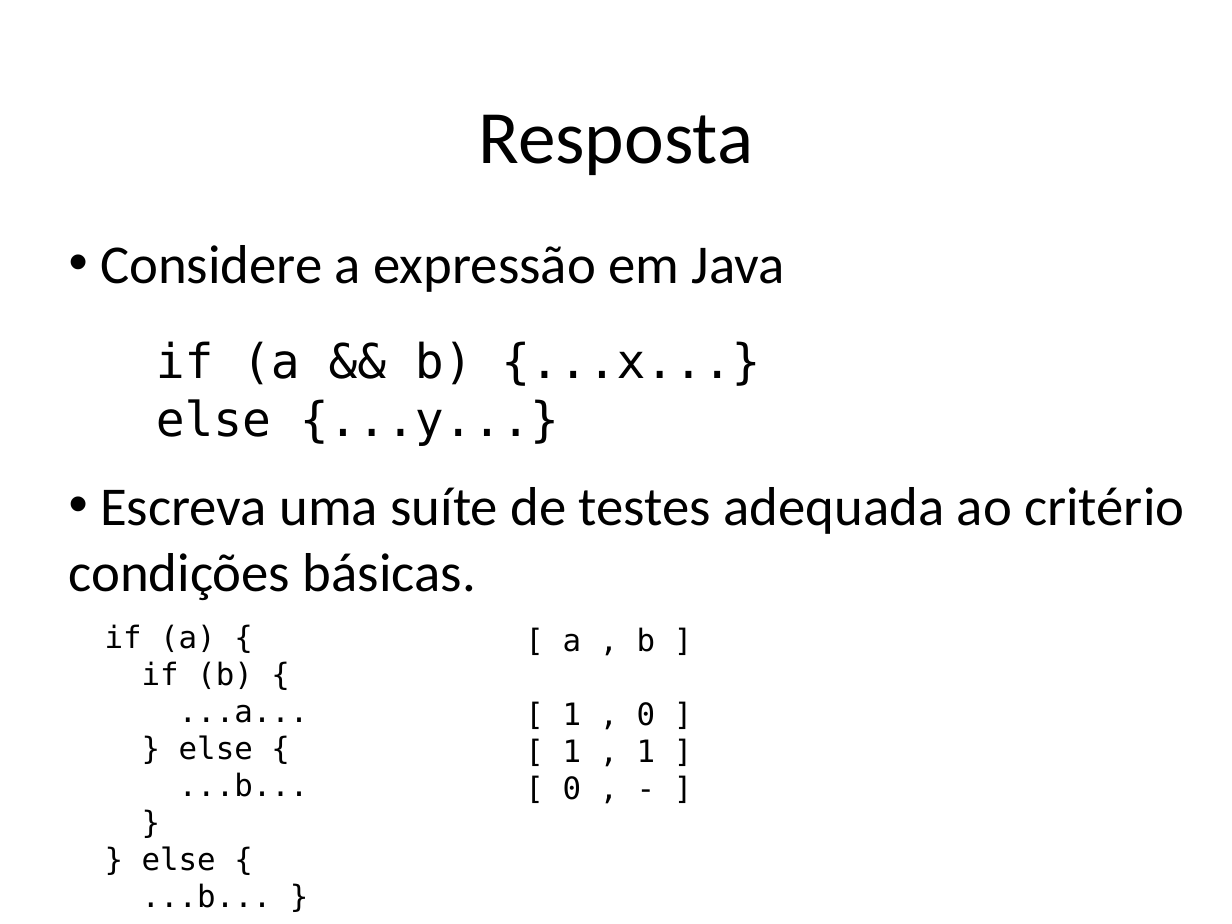
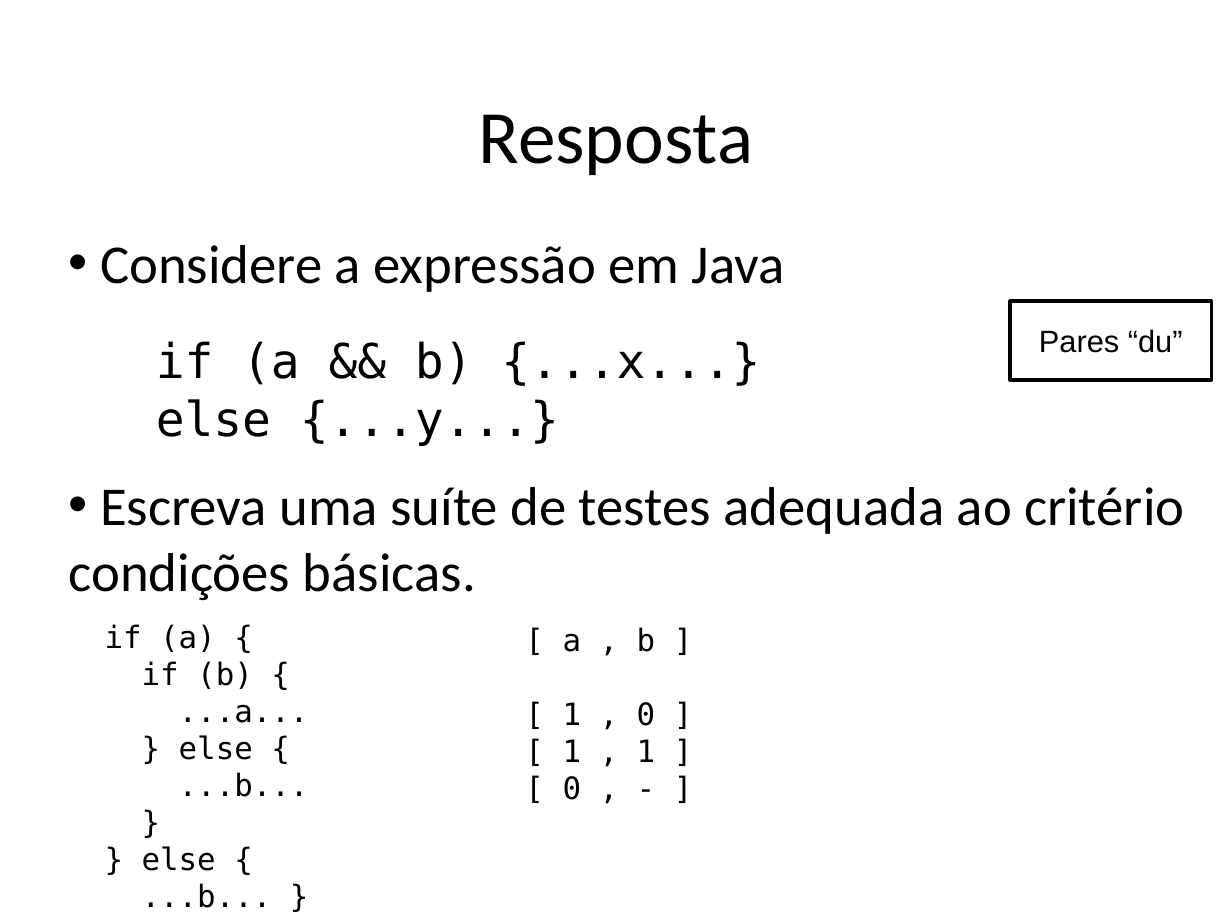
Before and after one commit to STAR-RG/testing-cin, a slide deck: slide 99 of slides.pptx. Drawn at 1232x924 pixels with LibreOffice and Linux fonts; fonts in the diff are those of the drawing. Boxes give left, top, right and bottom in pixels: in the first picture for what was removed or moved away, otherwise in the second. Text is boxed around its words. In the diff, an @@ line names an element or a change of style, - is before the commit and + after.

```diff
--- a/slides.pptx
+++ b/slides.pptx
@@ rectangle added at [1010, 301, 1211, 379], fill #FFFFFF, outline #000000 2 pt, 18 pt, text #000000 @@
+Pares “du”
```
Also in this commit, not shown: 9 other slides changed, 8 slides added, 1 slide removed.
